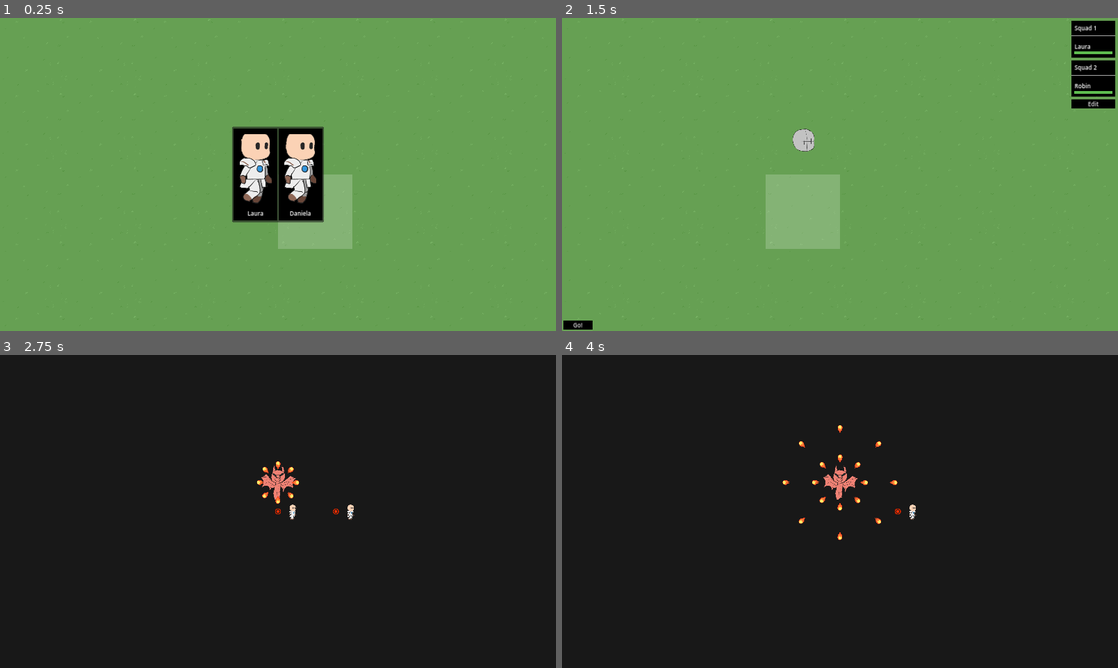
Above: before the commit, frames 1-4 (two rows, left to right).
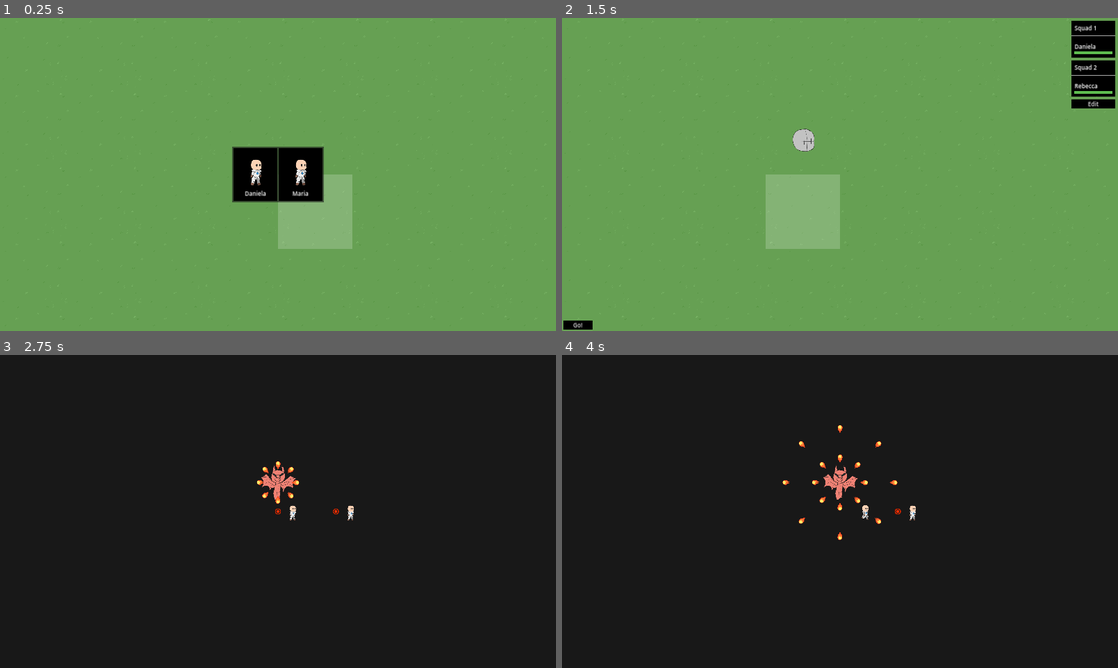
Above: after the commit, the same moments.

Repository: Hokome/BulletHellJam5
Game: Godot game, scene res://game.tscn
Two runs of this game, one before a commit and one after it. Both use one fixed random seed, a clock stepped at 60 frames per second and the inputs below.
Inputs (mouse positions are in pixels of both pictures, inside the frame that each line leads up to):
- Up to frame 1 (0.25 s): no input
- Up to frame 2 (1.5 s): click (817, 174) at 0.52 s; click (817, 174) at 1.27 s
- Up to frame 3 (2.75 s): click "Go!" at 2 s
- Up to frame 4 (4 s): tap Enter at 2.75 s; move the mouse to (840, 511) at 2.77 s; click (840, 511) at 2.85 s; move the mouse to (895, 511) at 3.52 s; right-click (895, 511) at 3.6 s; click (895, 511) at 3.67 s

The runs differ from the first frame. In frame 1, 3.7% of the frame differs, in the area x 41-59%, y 34-66%; in frame 2, less than 0.1%; in frame 3, less than 0.1%; in frame 4, less than 0.1%.

Commit message:
Character animation fixes

Diff:
--- a/ui/new_unit_info.tscn
+++ b/ui/new_unit_info.tscn
@@ -7,7 +7,7 @@
 
 [sub_resource type="AtlasTexture" id="AtlasTexture_70qu3"]
 atlas = ExtResource("3_8f3qg")
-region = Rect2(597, 301, 93, 209)
+region = Rect2(0, 0, 256, 256)
 
 [node name="unit" type="PanelContainer" node_paths=PackedStringArray("name_label", "select_button")]
 custom_minimum_size = Vector2(300, 0)
--- a/units/ally/unit_frames.tres
+++ b/units/ally/unit_frames.tres
@@ -14,29 +14,29 @@
 atlas = ExtResource("1_bcnwj")
 region = Rect2(512, 512, 256, 256)
 
-[sub_resource type="AtlasTexture" id="AtlasTexture_mlbcc"]
+[sub_resource type="AtlasTexture" id="AtlasTexture_kw17c"]
+atlas = ExtResource("1_bcnwj")
+region = Rect2(0, 0, 256, 256)
+
+[sub_resource type="AtlasTexture" id="AtlasTexture_msdvf"]
+atlas = ExtResource("1_bcnwj")
+region = Rect2(0, 256, 256, 256)
+
+[sub_resource type="AtlasTexture" id="AtlasTexture_n2ijf"]
+atlas = ExtResource("1_bcnwj")
+region = Rect2(256, 256, 256, 256)
+
+[sub_resource type="AtlasTexture" id="AtlasTexture_67umh"]
 atlas = ExtResource("1_bcnwj")
 region = Rect2(512, 256, 256, 256)
 
-[sub_resource type="AtlasTexture" id="AtlasTexture_l75gq"]
+[sub_resource type="AtlasTexture" id="AtlasTexture_td2ju"]
 atlas = ExtResource("1_bcnwj")
-region = Rect2(0, 0, 256, 256)
+region = Rect2(768, 256, 256, 256)
 
-[sub_resource type="AtlasTexture" id="AtlasTexture_psxbs"]
+[sub_resource type="AtlasTexture" id="AtlasTexture_i6fqj"]
 atlas = ExtResource("1_bcnwj")
-region = Rect2(256, 0, 256, 256)
-
-[sub_resource type="AtlasTexture" id="AtlasTexture_l0fhe"]
-atlas = ExtResource("1_bcnwj")
-region = Rect2(512, 0, 256, 256)
-
-[sub_resource type="AtlasTexture" id="AtlasTexture_ss5qn"]
-atlas = ExtResource("1_bcnwj")
-region = Rect2(0, 256, 256, 256)
-
-[sub_resource type="AtlasTexture" id="AtlasTexture_lvyju"]
-atlas = ExtResource("1_bcnwj")
-region = Rect2(256, 256, 256, 256)
+region = Rect2(1024, 256, 256, 256)
 
 [resource]
 animations = [{
@@ -56,7 +56,7 @@
 }, {
 "frames": [{
 "duration": 1.0,
-"texture": SubResource("AtlasTexture_mlbcc")
+"texture": SubResource("AtlasTexture_kw17c")
 }],
 "loop": true,
 "name": &"idle",
@@ -64,19 +64,19 @@
 }, {
 "frames": [{
 "duration": 1.0,
-"texture": SubResource("AtlasTexture_l75gq")
+"texture": SubResource("AtlasTexture_msdvf")
 }, {
 "duration": 1.0,
-"texture": SubResource("AtlasTexture_psxbs")
+"texture": SubResource("AtlasTexture_n2ijf")
 }, {
 "duration": 1.0,
-"texture": SubResource("AtlasTexture_l0fhe")
+"texture": SubResource("AtlasTexture_67umh")
 }, {
 "duration": 1.0,
-"texture": SubResource("AtlasTexture_ss5qn")
+"texture": SubResource("AtlasTexture_td2ju")
 }, {
 "duration": 1.0,
-"texture": SubResource("AtlasTexture_lvyju")
+"texture": SubResource("AtlasTexture_i6fqj")
 }],
 "loop": true,
 "name": &"run",
--- a/units/um.tscn
+++ b/units/um.tscn
@@ -4,3 +4,4 @@
 
 [node name="um" type="Node"]
 script = ExtResource("1_25nkn")
+hair_colors = PackedColorArray(0.221665, 0.172173, 0.115206, 1)
--- a/units/unit_manager.gd
+++ b/units/unit_manager.gd
@@ -34,7 +34,7 @@
 		if units.is_empty():
 			marked_delete = true
 
-const UNIT_NAMES = [
+const MASCULINE_NAMES = [
 	"John",
 	"Bob",
 	"Kevin",
@@ -68,11 +68,16 @@
 	"Luana",
 ]
 
+@export var hair_colors: PackedColorArray
+@export var hair_styles: Array[SpriteFrames]
+
 class Unit extends RefCounted:
 	var name: String
 	var hp: int
 	var max_hp: int
 	var squad: Squad
+	var hair_style: SpriteFrames
+	var hair_color: Color
 
 	var marked_delete := false
 
@@ -81,7 +86,17 @@
 
 	static func create_random() -> Unit:
 		var unit := Unit.new()
-		unit.name = FEMININE_NAMES.pick_random()
+		var is_male: bool = randi() % 2;
+		if is_male:
+			unit.name = MASCULINE_NAMES.pick_random()
+		else:
+			unit.name = FEMININE_NAMES.pick_random()
+
+		var hair_style_index = 0
+		var hair_color_index = 0
+		#unit.hair_style = um.hair_styles[hair_style_index]
+		unit.hair_color = um.hair_colors[hair_color_index]
+
 		unit.max_hp = 5
 		unit.hp = unit.max_hp
 
Not shown, changed: docs/tasks.md
